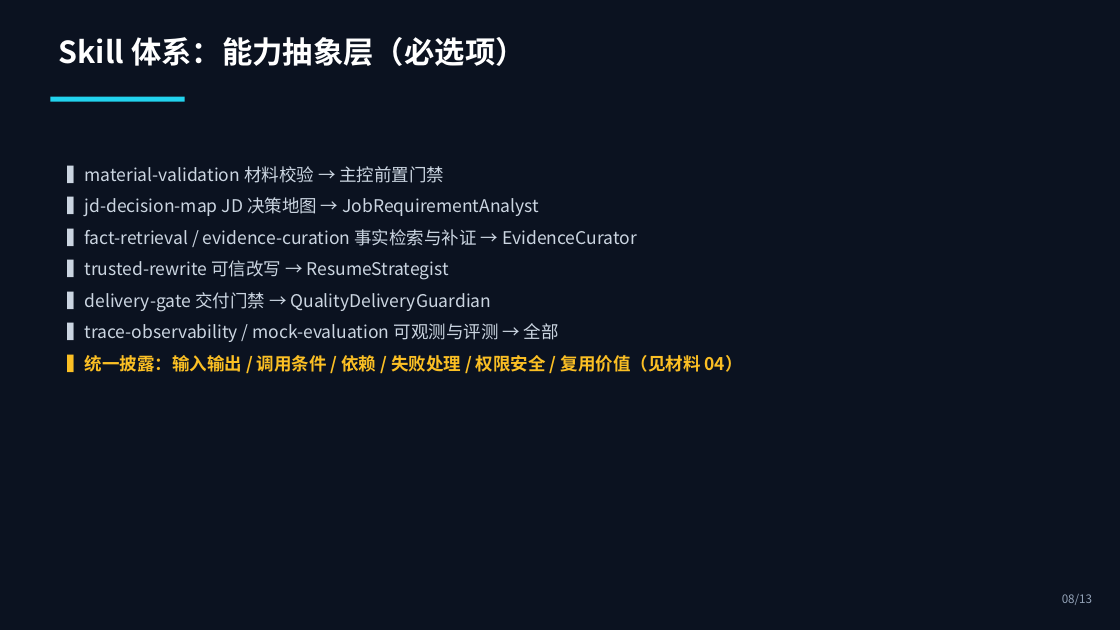
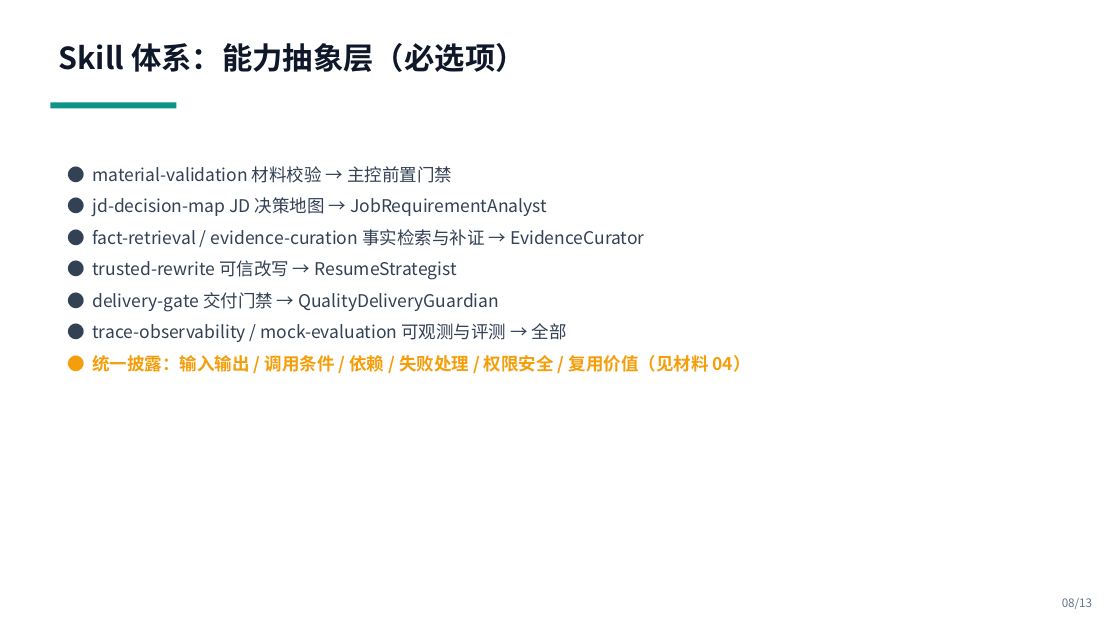
Before and after one commit to yingchao4399/resume-expert, a slide deck: slide 8 of competition/initial/01-solution-deck.pptx. Drawn at 1120x630 pixels with LibreOffice and Linux fonts; fonts in the diff are those of the drawing. Boxes give left, top, right and bottom in pixels: in the first picture for what was removed or moved away, otherwise in the second. Text is boxed around its words. In the diff, an @@ line names an element or a change of style, - is before the commit and + after.

```diff
--- a/competition/initial/01-solution-deck.pptx
+++ b/competition/initial/01-solution-deck.pptx
@@ rectangle removed at bbox=[0, 0, 1120, 630] @@
@@ text "Skill 体系：能力抽象层（必选项）" at bbox=[59, 43, 525, 72]: text colour #FFFFFF to #0F172A @@
@@ rectangle: place and size @@
-rectangle at bbox=[50, 97, 185, 102]
+rectangle at bbox=[50, 103, 176, 108]
@@ rectangle at bbox=[50, 103, 176, 108]: fill #22D3EE to #0D9488 @@
@@ text at bbox=[92, 166, 751, 372]: text changed; text colour #CBD5E1 to #334155 @@
-▍material-validation 材料校验 → 主控前置门禁
-▍jd-decision-map JD 决策地图 → JobRequirementAnalyst
-▍fact-retrieval / evidence-curation 事实检索与补证 → EvidenceCurator
-▍trusted-rewrite 可信改写 → ResumeStrategist
-▍delivery-gate 交付门禁 → QualityDeliveryGuardian
-▍trace-observability / mock-evaluation 可观测与评测 → 全部
-▍统一披露：输入输出 / 调用条件 / 依赖 / 失败处理 / 权限安全 / 复用价值（见材料 04）
+● material-validation 材料校验 → 主控前置门禁
+● jd-decision-map JD 决策地图 → JobRequirementAnalyst
+● fact-retrieval / evidence-curation 事实检索与补证 → EvidenceCurator
+● trusted-rewrite 可信改写 → ResumeStrategist
+● delivery-gate 交付门禁 → QualityDeliveryGuardian
+● trace-observability / mock-evaluation 可观测与评测 → 全部
+● 统一披露：输入输出 / 调用条件 / 依赖 / 失败处理 / 权限安全 / 复用价值（见材料 04）
@@ text "08/13" at bbox=[1062, 598, 1092, 609]: text colour #94A3B8 to #64748B @@
```
Also in this commit, not shown: 12 other slides changed, 9 other files.
